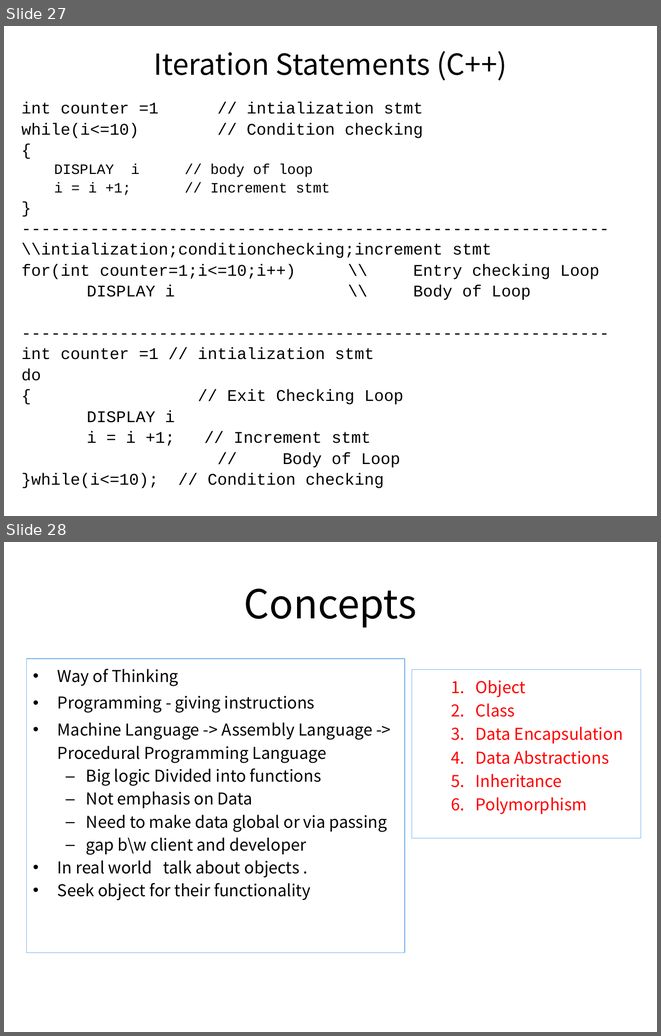
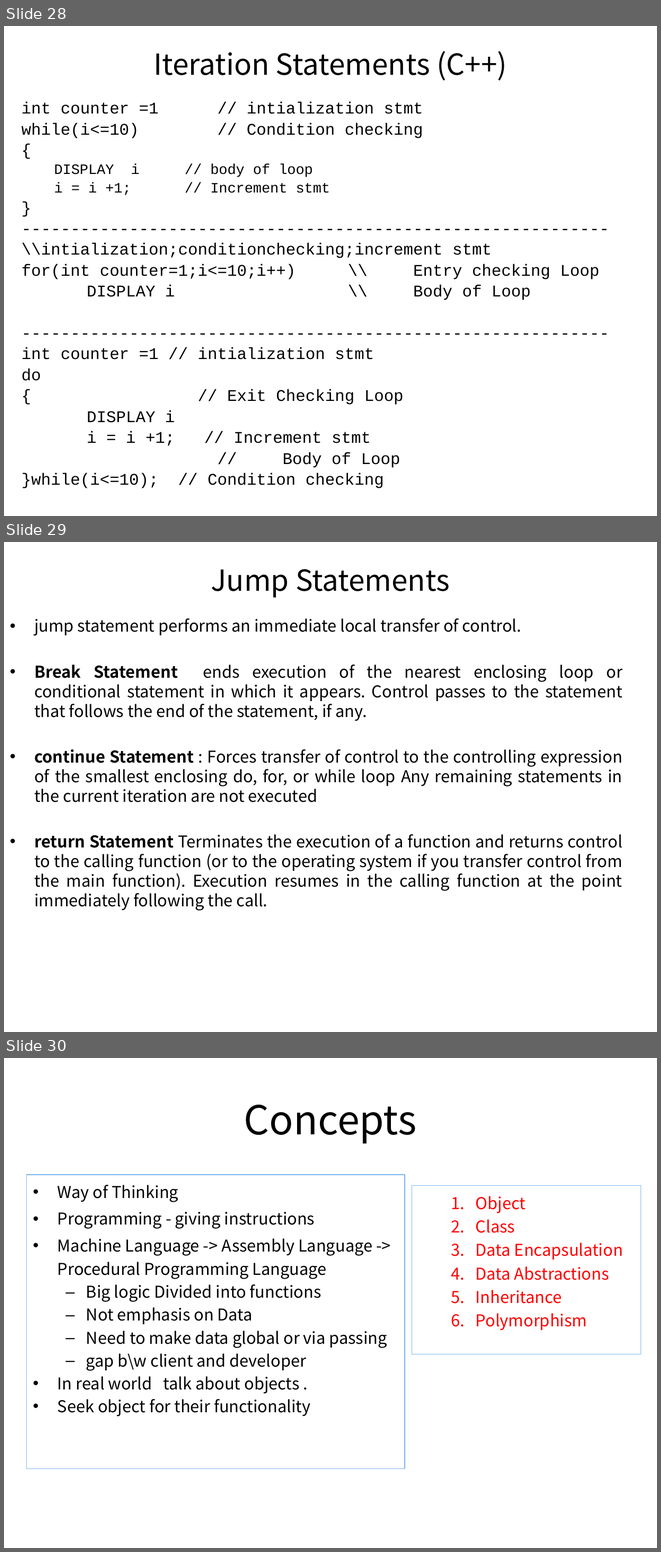
Before and after one commit to pankajfri/Training-Materials, a slide deck: Objected Oriented Programming Concepts Using C++ & Data Structures/Session-1.pptx. Shown one above the other, each under a label of ours: slides 27 and 28 before the commit, slides 28, 29 and 30 after it. The pictures are 661x1036 and 661x1552 pixels, drawn with LibreOffice and Linux fonts; fonts in the diff are those of the drawing. Boxes give left, top, right and bottom in pixels: in the first picture for what was removed or moved away, otherwise in the second. Text is boxed around its words. In the diff, an @@ line names an element or a change of style, - is before the commit and + after.

```diff
--- a/Objected Oriented Programming Concepts Using C++ & Data Structures/Session-1.pptx
+++ b/Objected Oriented Programming Concepts Using C++ & Data Structures/Session-1.pptx
@@ slide 29 added at [4,542,657,1032], background #FFFFFF @@
@@ title added at [211,569,450,598], 32 pt, text #000000 @@
+Jump Statements
@@ text added at [34,618,623,910], 18 pt, text #000000 @@
+• jump statement performs an immediate local transfer of control.
+• Break Statement ends execution of the nearest enclosing loop or conditional statement in which it appears. Control passes to the statement that follows the end of the statement, if any.
+• continue Statement : Forces transfer of control to the controlling expression of the smallest enclosing do, for, or while loop Any remaining statements in the current iteration are not executed
+• return Statement Terminates the execution of a function and returns control to the calling function (or to the operating system if you transfer control from the main function). Execution resumes in the calling function at the point immediately following the call.
@@ what was slide 27 is now slide 28 @@
@@ what was slide 28 is now slide 30 @@
```
Also in this commit, not shown: 1 other slide added, 8 other files.
